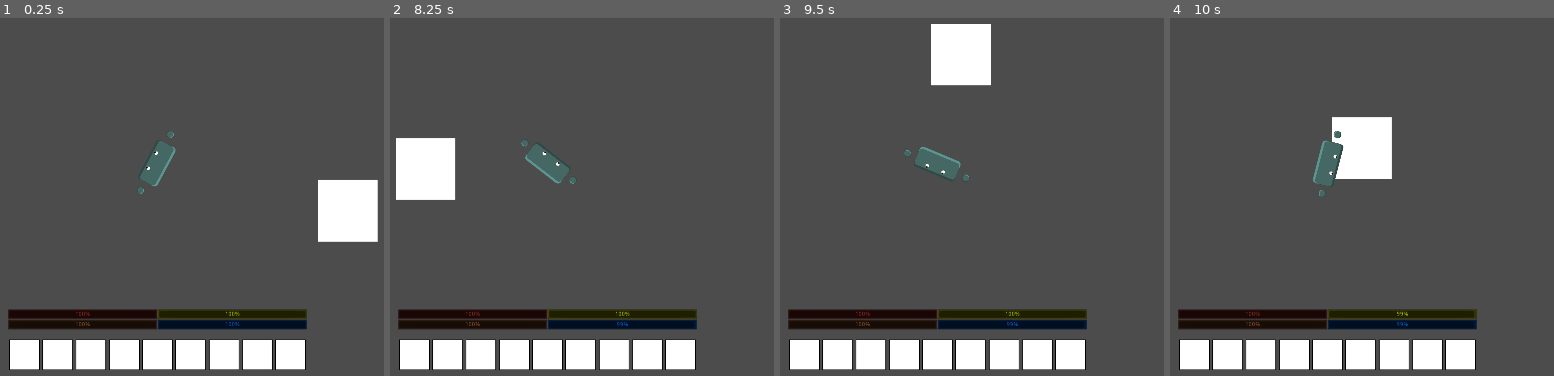
Above: before the commit, frames 1-4 (left to right).
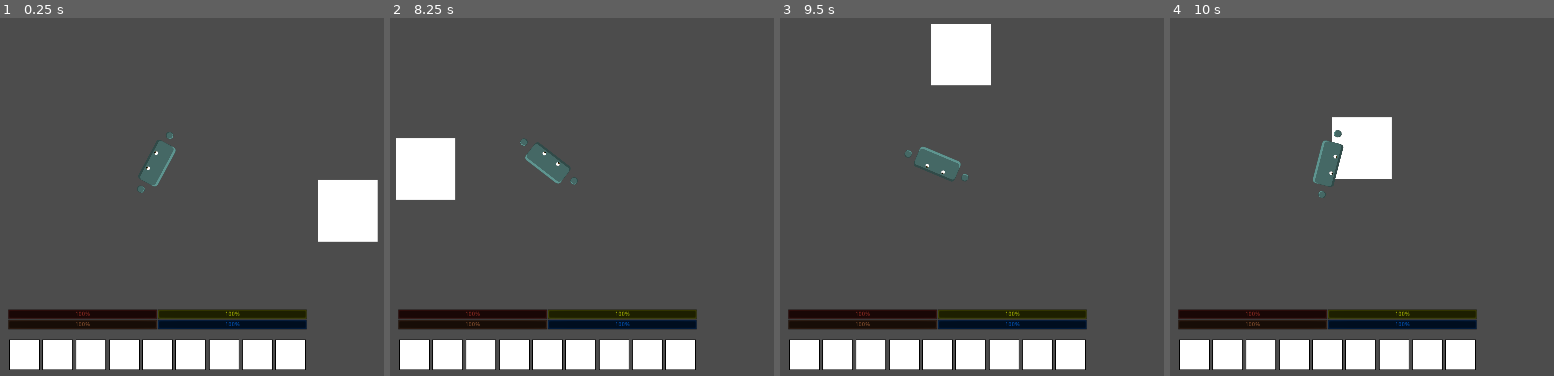
Above: after the commit, the same moments.

Repository: ZacharyLawrence13/HungarioGODOT
Game: Godot game, scene res://Main.tscn
Two runs of this game, one before a commit and one after it. Both use one fixed random seed, a clock stepped at 60 frames per second and the inputs below.
Inputs (mouse positions are in pixels of both pictures, inside the frame that each line leads up to):
- Up to frame 1 (0.25 s): no input
- Up to frame 2 (8.25 s): tap Enter at 0.5 s; move the mouse to (724, 139) at 0.52 s; hold Right (ui_right) 0.53-1.28 s; tap Space (ui_select) at 0.77, 1.52, 3.02, 3.77, 4.52, 6.02, 6.77, 7.52 s; move the mouse to (outside the picture) at 1.27 s; hold Down (ui_down) 1.28-2.03 s; move the mouse to (628, 64) at 2.02 s; hold Right (ui_right) 2.03-2.78 s; move the mouse to (509, 254) at 2.77 s; hold Up (ui_up) 2.78-3.53 s; move the mouse to (outside the picture) at 3.52 s; hold Left (ui_left) 3.53-5.03 s; move the mouse to (outside the picture) at 4.27 s; move the mouse to (585, 164) at 5.02 s; hold Down (ui_down) 5.03-5.78 s; move the mouse to (428, 50) at 5.77 s; hold Right (ui_right) 5.78-6.53 s; move the mouse to (724, 139) at 6.52 s; hold Up (ui_up) 6.53-7.28 s; move the mouse to (outside the picture) at 7.27 s; hold Right (ui_right) 7.28-8.03 s; move the mouse to (628, 64) at 8.02 s; hold Down (ui_down) from 8.03 s (still down)
- Up to frame 3 (9.5 s): move the mouse to (899, 254) at 8.77 s; release Down (ui_down) at 8.78 s; hold Left (ui_left) from 8.78 s (still down); tap Space (ui_select) at 9.02 s
- Up to frame 4 (10 s): move the mouse to (outside the picture) at 9.52 s; release Left (ui_left) at 9.53 s; hold Up (ui_up) from 9.53 s (still down); tap Space (ui_select) at 9.77 s

The runs differ from the first frame. In frame 1, less than 0.1% of the frame differs, in the area x 35-46%, y 31-50%; in frame 2, less than 0.1%; in frame 3, less than 0.1%; in frame 4, less than 0.1%, in the area x 38-80%, y 31-87%.

Commit message:
changed values

Diff:
--- a/Main.tscn
+++ b/Main.tscn
@@ -5,7 +5,7 @@
 [ext_resource path="res://Player.tscn" type="PackedScene" id=3]
 [ext_resource path="res://HUD.tscn" type="PackedScene" id=4]
 
-[node name="Main" type="Node" index="0"]
+[node name="Main" type="Node"]
 
 script = ExtResource( 1 )
 day = null
@@ -19,9 +19,7 @@
 [node name="Player" parent="." index="1" instance=ExtResource( 3 )]
 
 scale = Vector2( 0.75, 0.75 )
-food = 100
-heat = 100
-water = 100
+food_damage = 5
 
 [node name="HUD" parent="." index="2" instance=ExtResource( 4 )]
 
@@ -32,12 +30,4 @@
 one_shot = false
 autostart = true
 
-[connection signal="food_minus" from="Player" to="." method="_on_Player_food_minus"]
-
-[connection signal="health_minus" from="Player" to="." method="_on_Player_health_minus"]
-
-[connection signal="heat_minus" from="Player" to="." method="_on_Player_heat_minus"]
-
-[connection signal="water_minus" from="Player" to="." method="_on_Player_water_minus"]
-
 [connection signal="timeout" from="DayTimer" to="." method="_on_DayTimer_timeout"]
--- a/Player.tscn
+++ b/Player.tscn
@@ -47,12 +47,12 @@
 "speed": 20.0
 } ]
 
-[sub_resource type="RectangleShape2D" id=1]
+[sub_resource type="RectangleShape2D" id=2]
 
 custom_solver_bias = 0.0
 extents = Vector2( 71.1106, 32.4032 )
 
-[node name="Player" type="Area2D"]
+[node name="Player" type="Area2D" index="0"]
 
 position = Vector2( 100, 100 )
 scale = Vector2( 0.2, 0.2 )
@@ -68,13 +68,13 @@
 speed = 500
 health = 100
 health_max = 100
-food = 2
+food = 100
 food_max = 100
 food_damage = 5
-heat = 2
+heat = 100
 heat_max = 100
 heat_damage = 5
-water = 2
+water = 100
 water_max = 100
 water_damage = 5
 rocks = 0
@@ -82,14 +82,14 @@
 [node name="AnimatedSprite" type="AnimatedSprite" parent="." index="0"]
 
 scale = Vector2( 1, 1 )
-frames = SubResource( 2 )
+frames = SubResource( 1 )
 animation = "idle"
-frame = 10
+frame = 2
 playing = true
 
 [node name="CollisionShape2D" type="CollisionShape2D" parent="." index="1"]
 
-shape = SubResource( 1 )
+shape = SubResource( 2 )
 
 [node name="Camera2D" type="Camera2D" parent="." index="2"]
 
Not shown: 1 places in Player.tscn that only renumber resources
